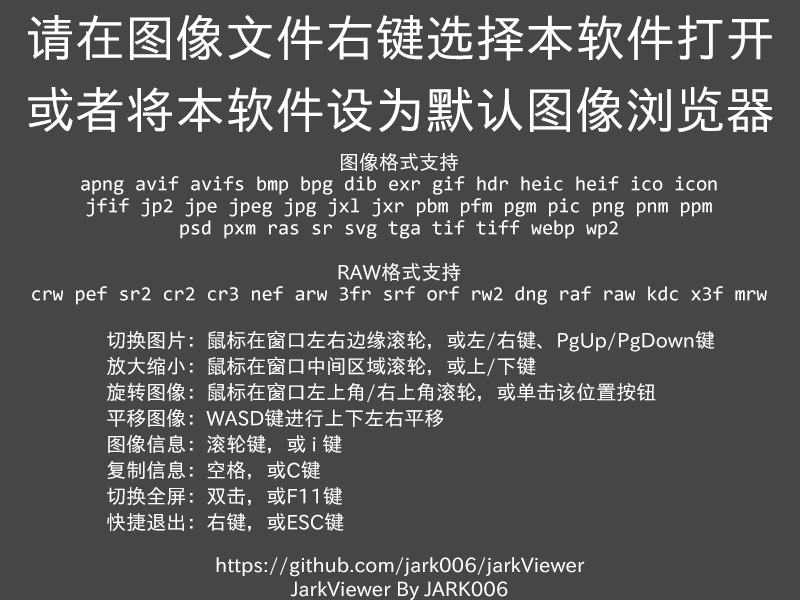
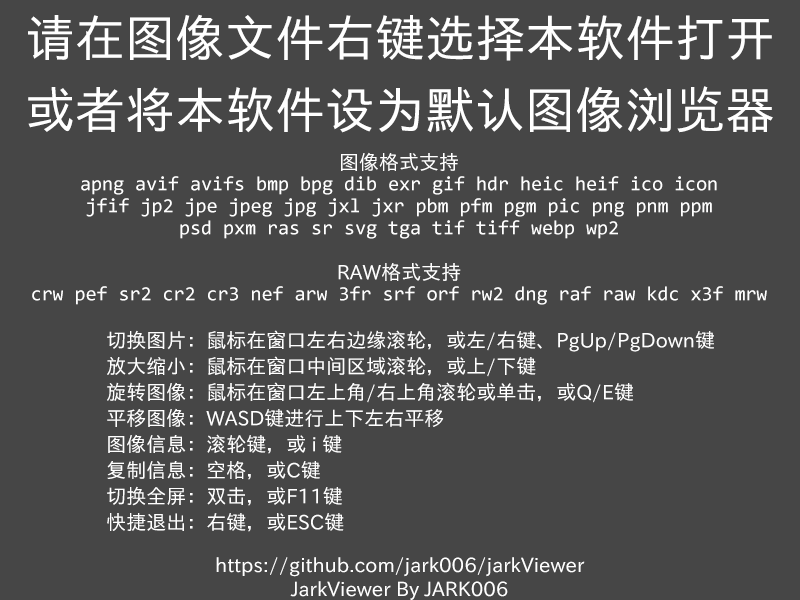
The second 800 × 600 image is a revision of the first. Changes to its layers:
painted on "切换图片：鼠标在窗口左右边缘滚轮，或左/右键、PgUp/PgDown键 放大缩小：鼠标在窗口中间区域滚轮，或上/下键 旋转图像" over [477, 382, 656, 403]
